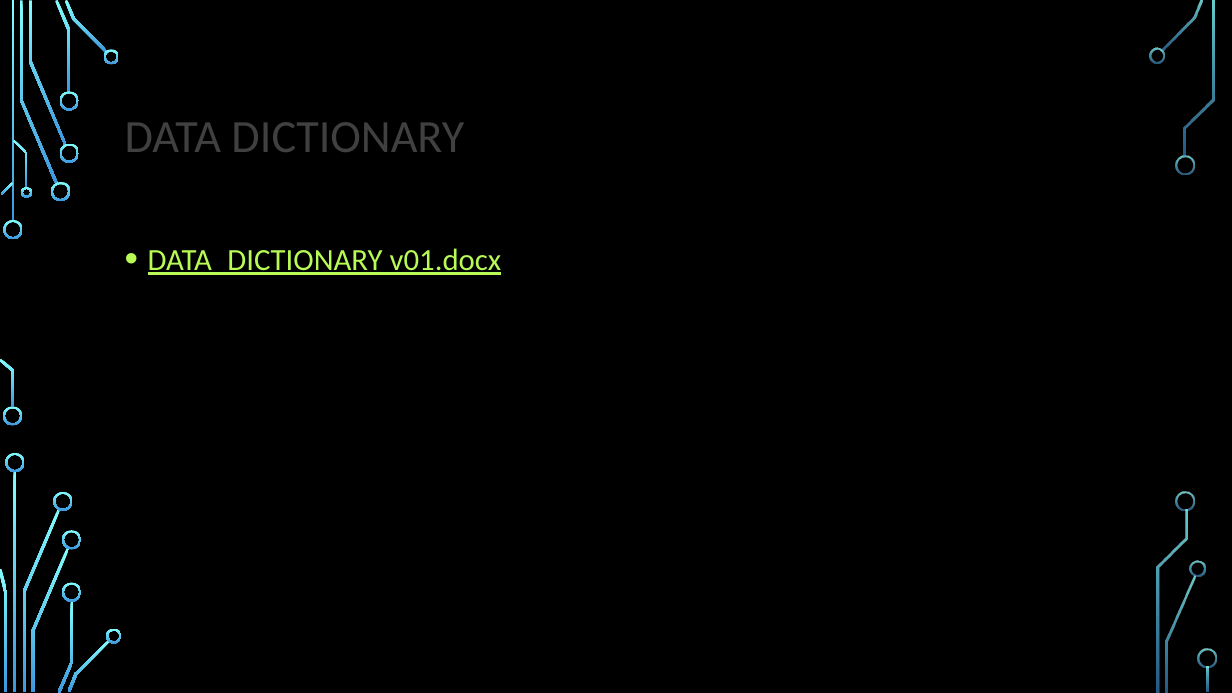
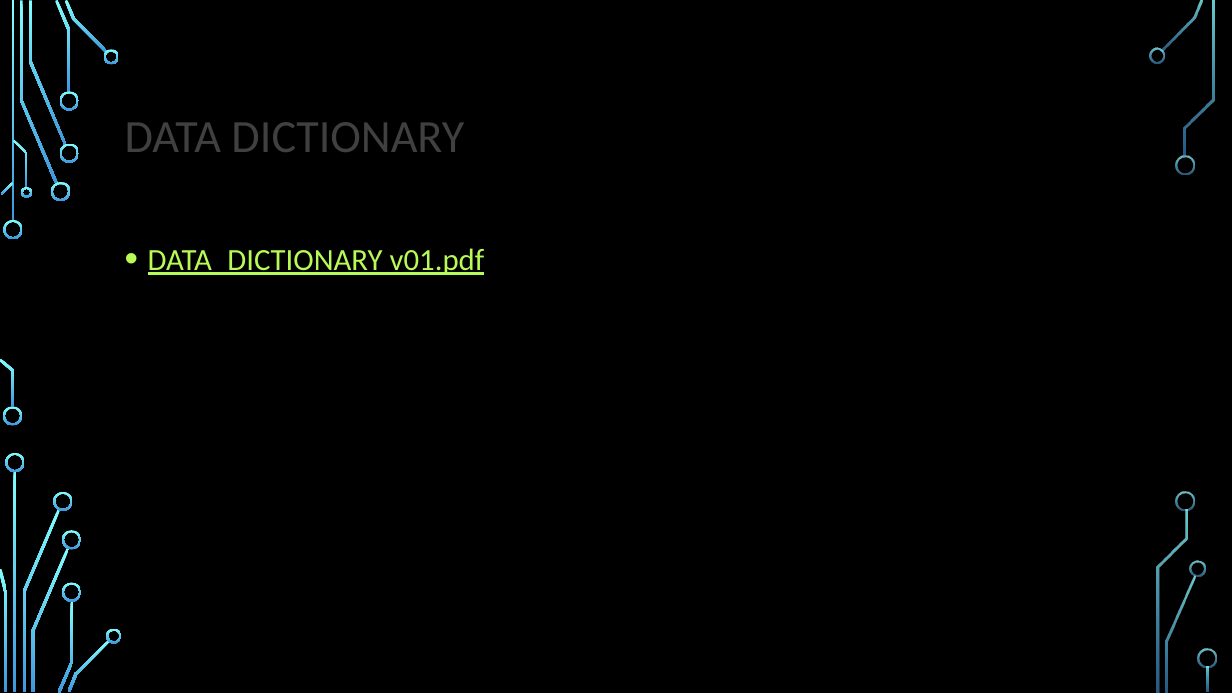
Before and after one commit to VIRTUALD3SIGN/VR, a slide deck: slide 11 of presentation_v02.pptx (slide 10 before the commit). Drawn at 1232x693 pixels with LibreOffice and Linux fonts; fonts in the diff are those of the drawing; background and template pictures are left out. Boxes give left, top, right and bottom in pixels: in the first picture for what was removed or moved away, otherwise in the second. Text is boxed around its words. In the diff, an @@ line names an element or a change of style, - is before the commit and + after.

```diff
--- a/presentation_v02.pptx
+++ b/presentation_v02.pptx
@@ text at bbox=[148, 248, 485, 275]: text changed @@
-• DATA_DICTIONARY v01.docx
+• DATA_DICTIONARY v01.pdf
```
Also in this commit, not shown: 2 other slides changed, 3 slides added, 2 other files.
